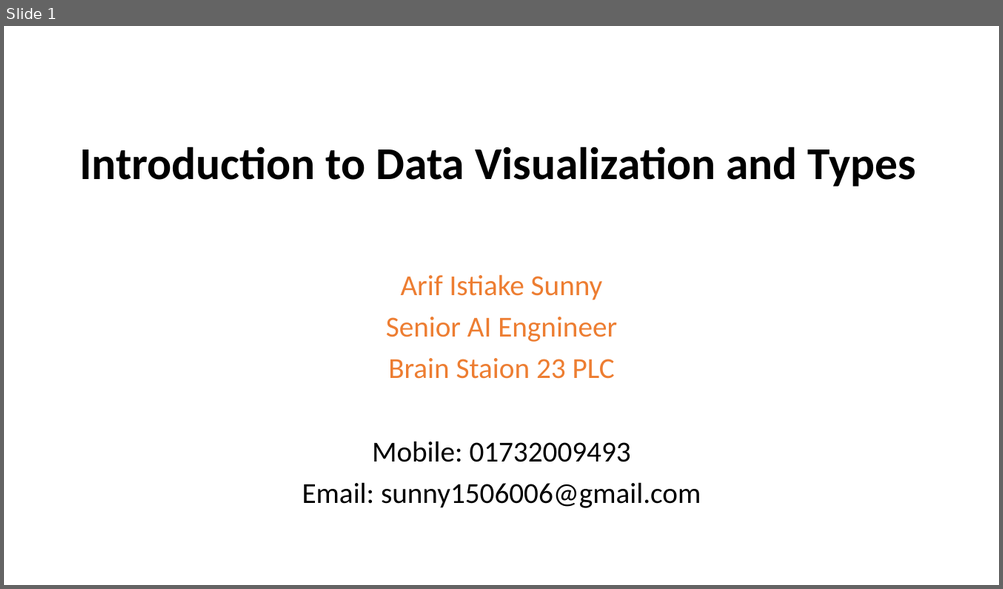
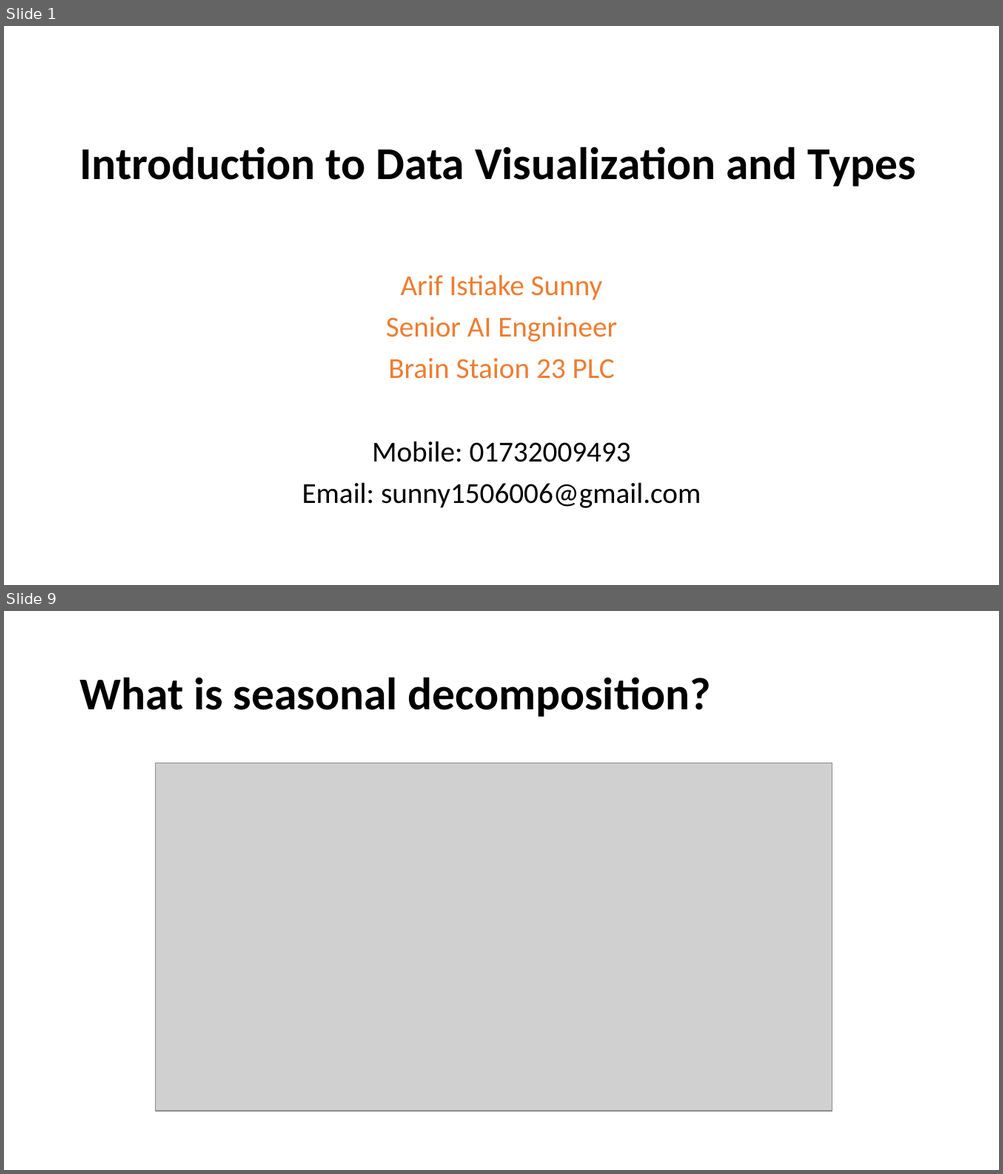
Before and after one commit to nahidniloy14/Data-Visualization, a slide deck: Introduction to Data Visualization and Types.pptx. Shown one above the other, each under a label of ours: slide 1 before the commit, slides 1 and 9 after it; the slides between them are not shown. The pictures are 1003x589 and 1003x1174 pixels, drawn with LibreOffice and Linux fonts; fonts in the diff are those of the drawing; grey boxes stand for pictures. Boxes give left, top, right and bottom in pixels: in the first picture for what was removed or moved away, otherwise in the second. Text is boxed around its words. In the diff, an @@ line names an element or a change of style, - is before the commit and + after.

```diff
--- a/Introduction to Data Visualization and Types.pptx
+++ b/Introduction to Data Visualization and Types.pptx
@@ slide 9 added at bbox=[4, 611, 999, 1170], background #FFFFFF @@
@@ title added at bbox=[79, 677, 711, 717], 44 pt, text #000000, bold @@
+What is seasonal decomposition?
@@ picture added at bbox=[156, 763, 831, 1112] @@
```
Also in this commit, not shown: 1 slide changed, 7 other slides added, 11 slides removed, 3 other files.
